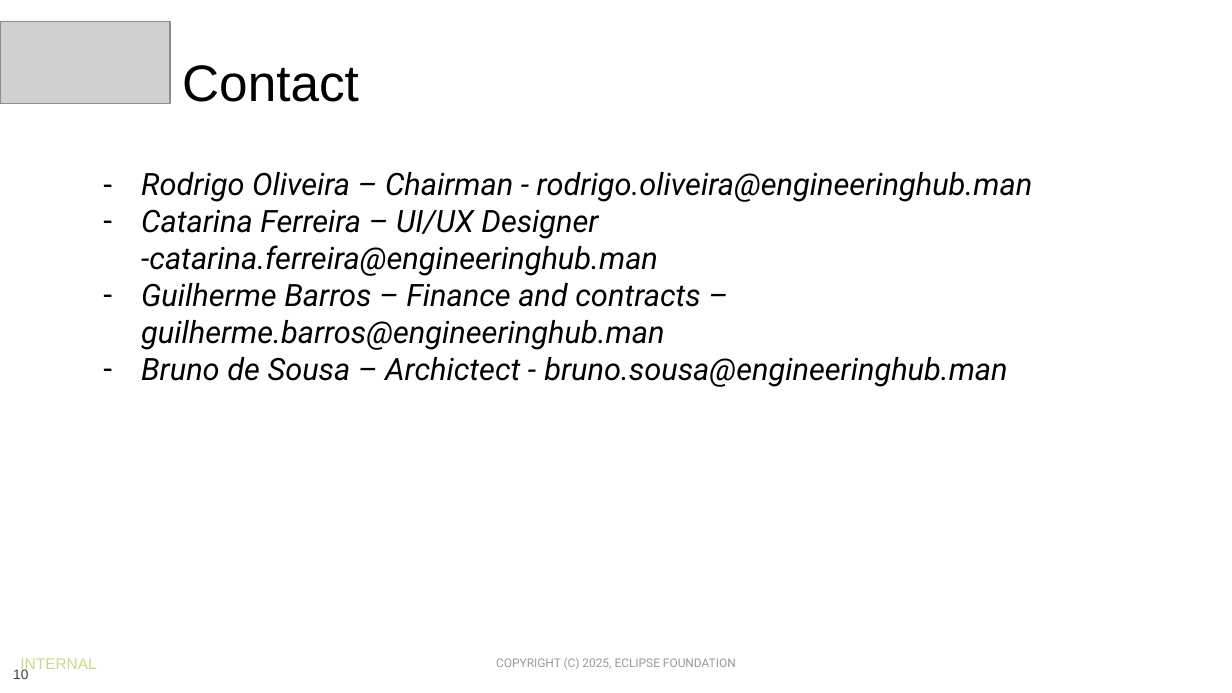
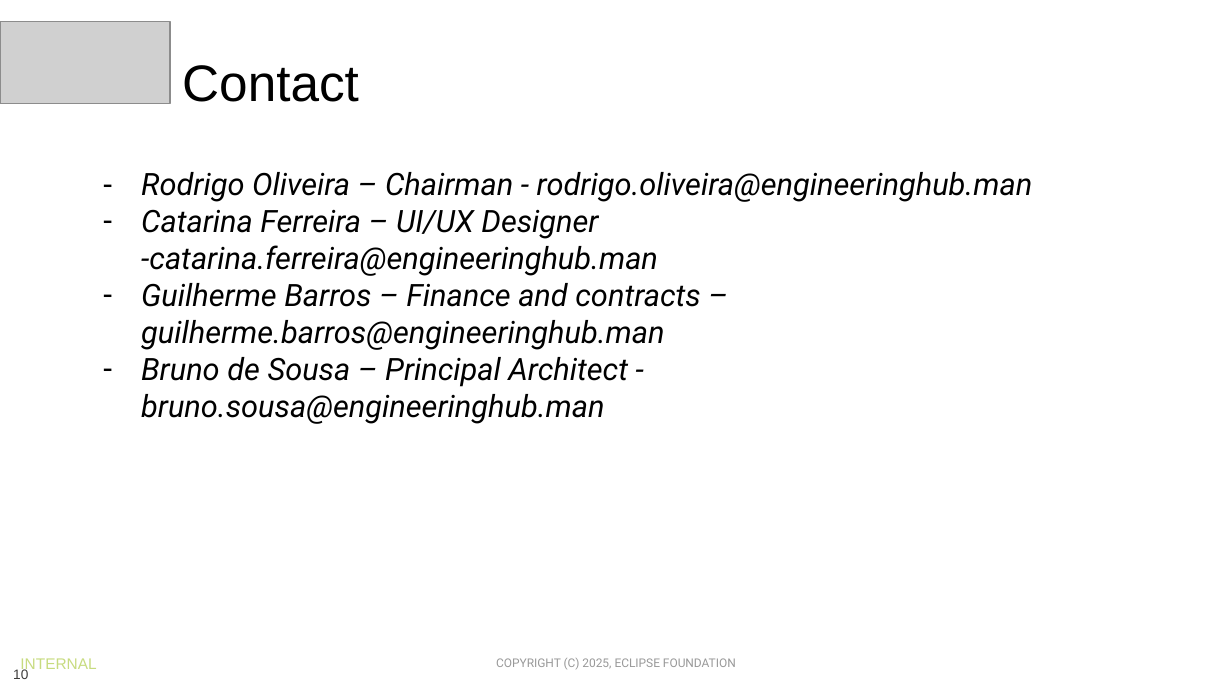
Before and after one commit to Eclipse-SDV-Hackathon-Chapter-Three/TheBigRanch, a slide deck: slide 10 of Final Pitch.pptx. Drawn at 1232x693 pixels with LibreOffice and Linux fonts; fonts in the diff are those of the drawing; grey boxes stand for pictures; background and template pictures are left out. Boxes give left, top, right and bottom in pixels: in the first picture for what was removed or moved away, otherwise in the second. Text is boxed around its words. In the diff, an @@ line names an element or a change of style, - is before the commit and + after.

Commit message:
fix PPT

```diff
--- a/Final Pitch.pptx
+++ b/Final Pitch.pptx
@@ text at <box>141,357,628,424</box>: text changed @@
-– Bruno de Sousa – Archictect - bruno.sousa@engineeringhub.man
+– Bruno de Sousa – Principal Architect - bruno.sousa@engineeringhub.man
```
